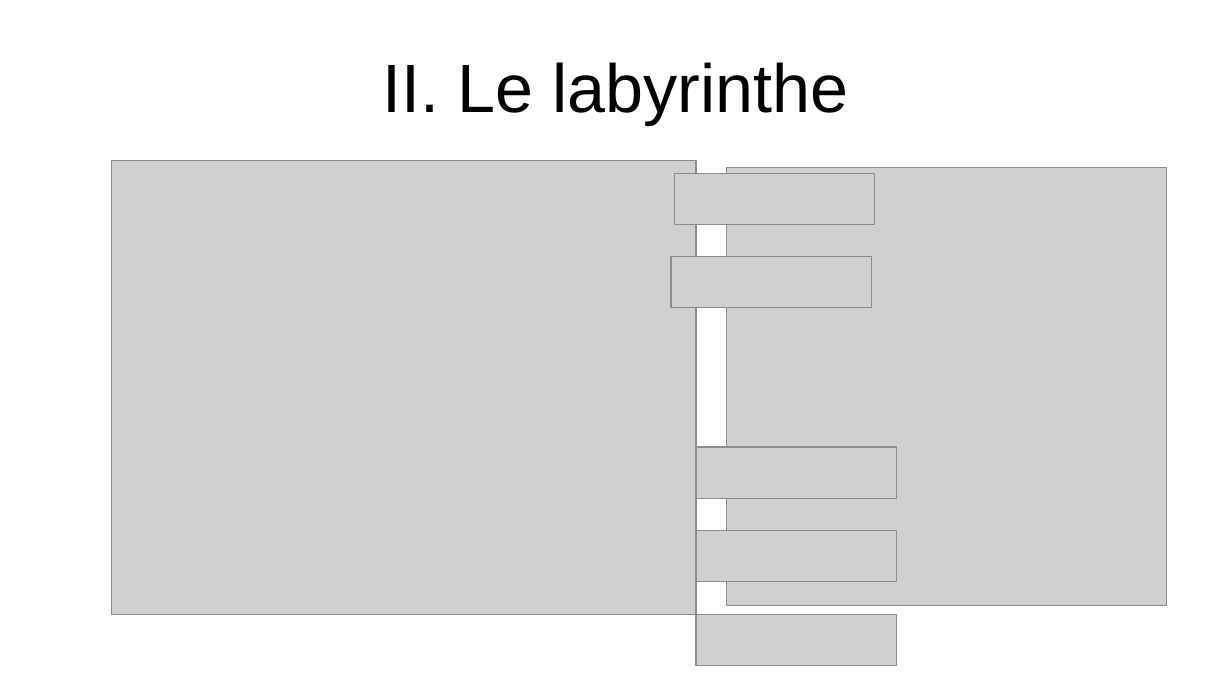
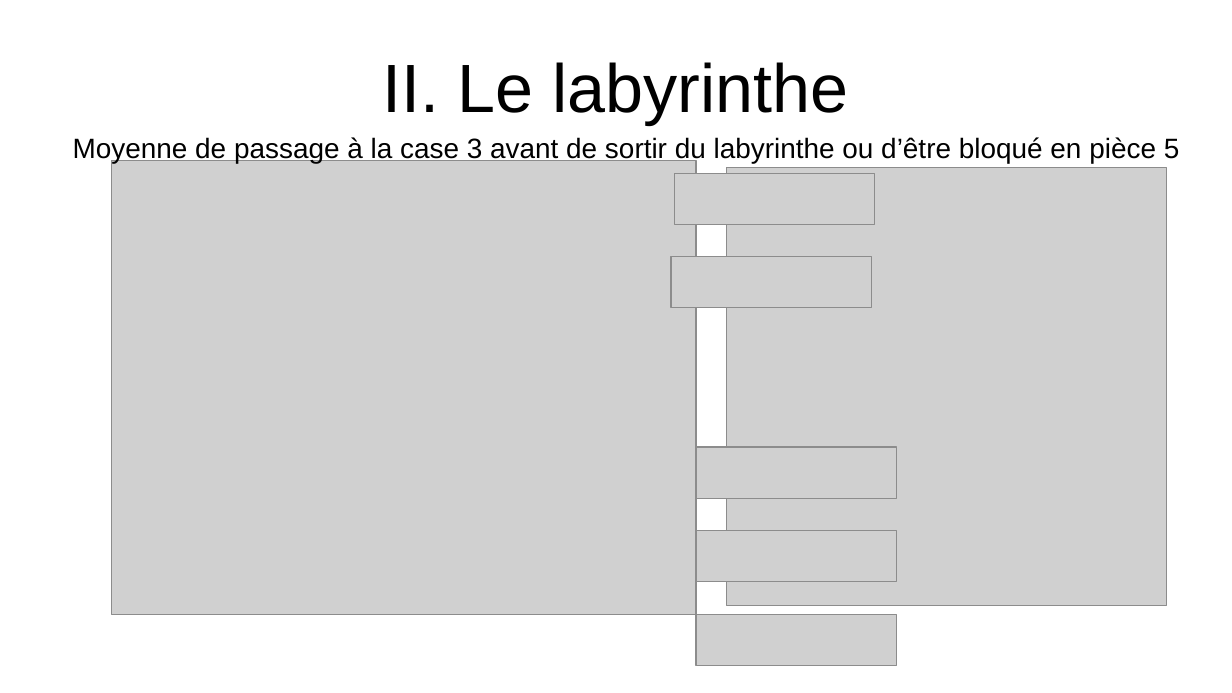
Before and after one commit to WIDEROZ/ESISAR-3A, a slide deck: slide 10 of Mathématiques/Oral/TP2_123 5min.odp (slide 16 before the commit). Drawn at 1232x693 pixels with LibreOffice and Linux fonts; fonts in the diff are those of the drawing; grey boxes stand for pictures. Boxes give left, top, right and bottom in pixels: in the first picture for what was removed or moved away, otherwise in the second. Text is boxed around its words. In the diff, an @@ line names an element or a change of style, - is before the commit and + after.

```diff
--- a/Mathématiques/Oral/TP2_123 5min.odp
+++ b/Mathématiques/Oral/TP2_123 5min.odp
@@ text added at (73,137,1180,163), 18 pt, text #000000 @@
+Moyenne de passage à la case 3 avant de sortir du labyrinthe ou d’être bloqué en pièce 5
```
Also in this commit, not shown: 5 other slides changed, 3 slides added, 9 slides removed, 1 other file.
